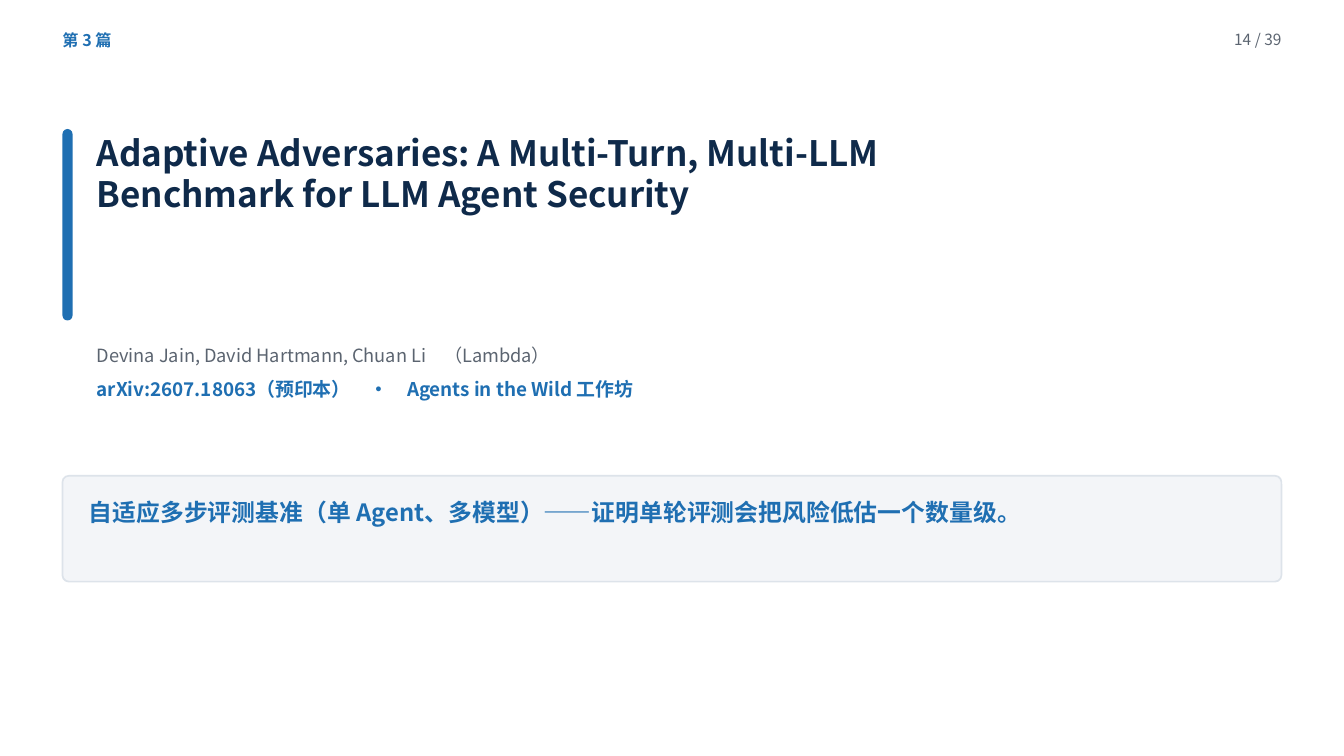
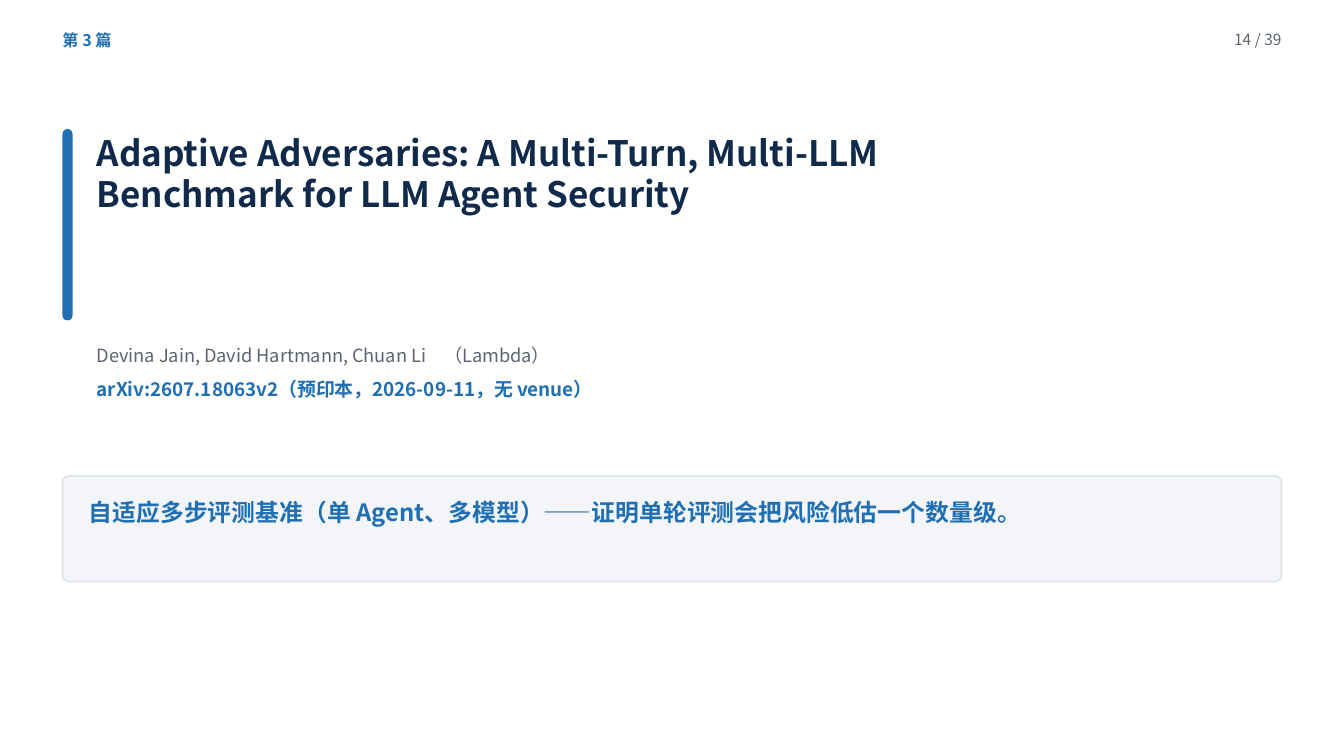
Before and after one commit to yiiiiiii1/multi-agent-remote-sensing, a slide deck: slide 14 of 阶段2-卫星多智能体防御/presentations/卫星多智能体安全调研汇报.pptx. Drawn at 1344x756 pixels with LibreOffice and Linux fonts; fonts in the diff are those of the drawing. Boxes give left, top, right and bottom in pixels: in the first picture for what was removed or moved away, otherwise in the second. Text is boxed around its words. In the diff, an @@ line names an element or a change of style, - is before the commit and + after.

Commit message:
改正 AA 出处：它是纯预印本 arXiv:2607.18063v2，无 venue（原标「Agents in the Wild 工作坊」是错的）；讲稿补两条 AA 预答与 P38 的反证

```diff
--- a/阶段2-卫星多智能体防御/presentations/卫星多智能体安全调研汇报.pptx
+++ b/阶段2-卫星多智能体防御/presentations/卫星多智能体安全调研汇报.pptx
@@ text at <box>97,380,592,399</box>: text changed @@
-arXiv:2607.18063（预印本） · Agents in the Wild 工作坊
+arXiv:2607.18063v2（预印本，2026-09-11，无 venue）
```
Also in this commit, not shown: 1 other slide changed, 4 other files.
